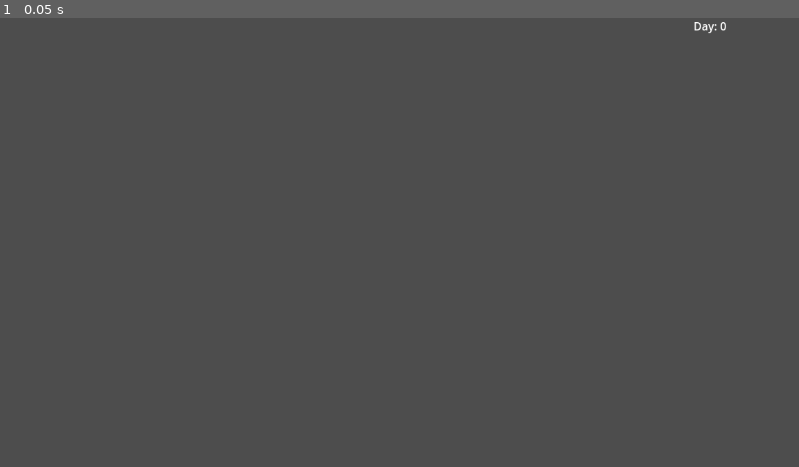
Above: before the commit, frame 1.
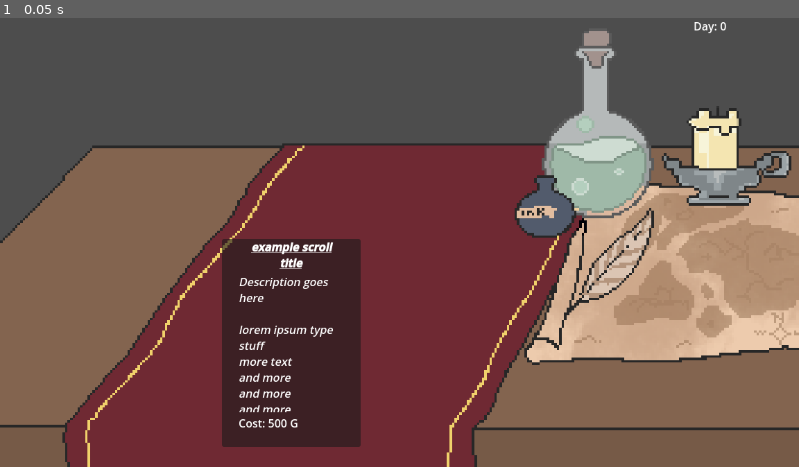
Above: after the commit, the same moment.

Repository: ellarekow/PSWGameJam
Game: Godot game, scene res://Scenes/game.tscn
Same seed, same stepped clock (60 frames per second), same inputs: the game is played once before the commit and once after it.
Inputs:
- Up to frame 1 (0.05 s): no input

The runs differ from the first frame. In frame 1, 71% of the frame differs, in the area x 0-100%, y 2-100%.

Commit message:
Added Background image and scroll image

Diff:
--- a/game/Scenes/Scroll.tscn
+++ b/game/Scenes/Scroll.tscn
@@ -1,4 +1,6 @@
-[gd_scene format=3 uid="uid://cx2rdkuytwmpb"]
+[gd_scene load_steps=2 format=3 uid="uid://cx2rdkuytwmpb"]
+
+[ext_resource type="Texture2D" uid="uid://obrxq788hrje" path="res://assets/bigPaper.png" id="1_od7e5"]
 
 [node name="Scroll" type="Panel"]
 
@@ -57,4 +59,9 @@
 layout_mode = 2
 
 [node name="Sprite2D" type="Sprite2D" parent="."]
+z_index = -1
+texture_filter = 1
+position = Vector2(-66, -30)
+scale = Vector2(3.61, 3.61)
+texture = ExtResource("1_od7e5")
 centered = false
--- a/game/Scenes/game.tscn
+++ b/game/Scenes/game.tscn
@@ -1,7 +1,9 @@
-[gd_scene load_steps=3 format=3 uid="uid://bk0b86vg30kw8"]
+[gd_scene load_steps=5 format=3 uid="uid://bk0b86vg30kw8"]
 
 [ext_resource type="PackedScene" uid="uid://dqqktfusong5s" path="res://Scenes/day_counter_gui.tscn" id="1_wov1i"]
 [ext_resource type="Script" path="res://Scripts/day_counter_gui.gd" id="2_ibqg5"]
+[ext_resource type="Texture2D" uid="uid://dq3m4hgstkyu5" path="res://assets/Desk.png" id="3_lq53e"]
+[ext_resource type="PackedScene" uid="uid://cx2rdkuytwmpb" path="res://Scenes/Scroll.tscn" id="4_vyhdh"]
 
 [node name="Game" type="Node2D"]
 
@@ -9,3 +11,15 @@
 script = ExtResource("2_ibqg5")
 
 [node name="Camera2D" type="Camera2D" parent="."]
+
+[node name="Background" type="Sprite2D" parent="."]
+texture_filter = 1
+position = Vector2(0, 105)
+scale = Vector2(3.59833, 3.59833)
+texture = ExtResource("3_lq53e")
+
+[node name="Scroll" parent="." instance=ExtResource("4_vyhdh")]
+offset_left = -256.0
+offset_top = -5.0
+offset_right = -256.0
+offset_bottom = -5.0
